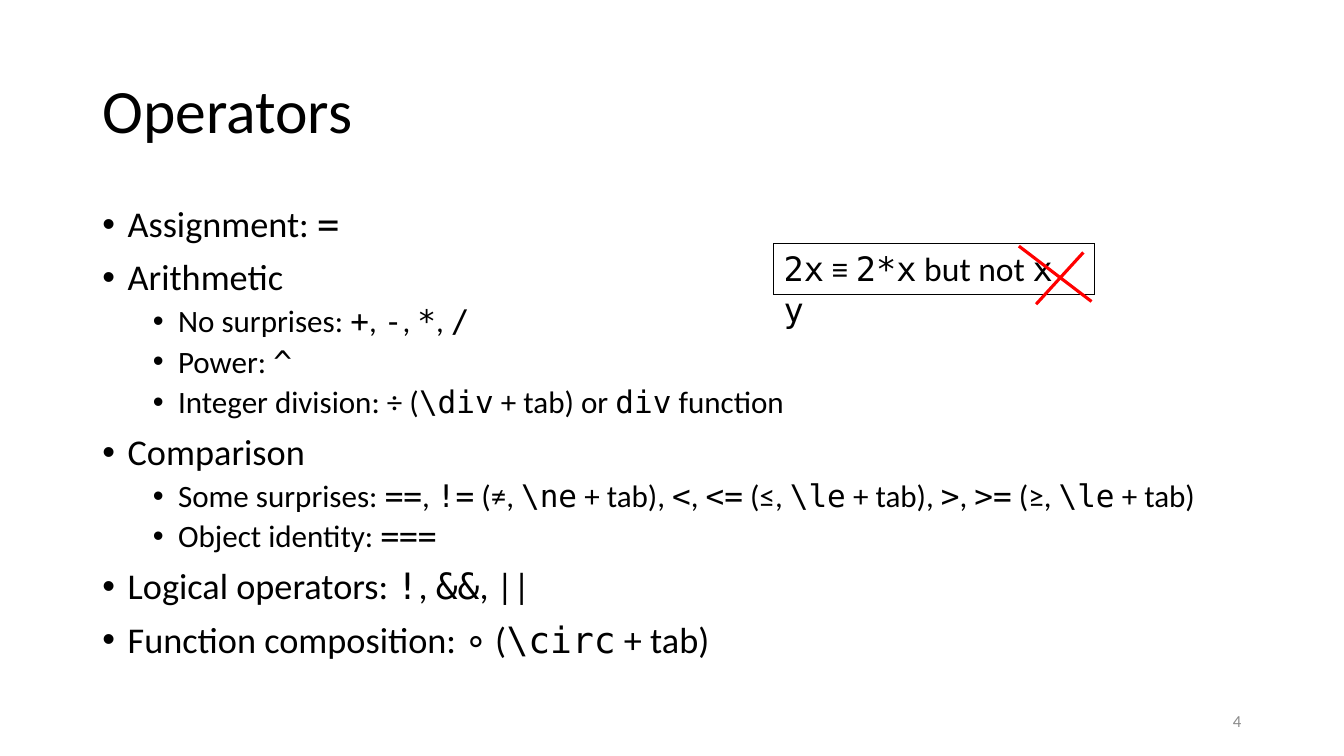
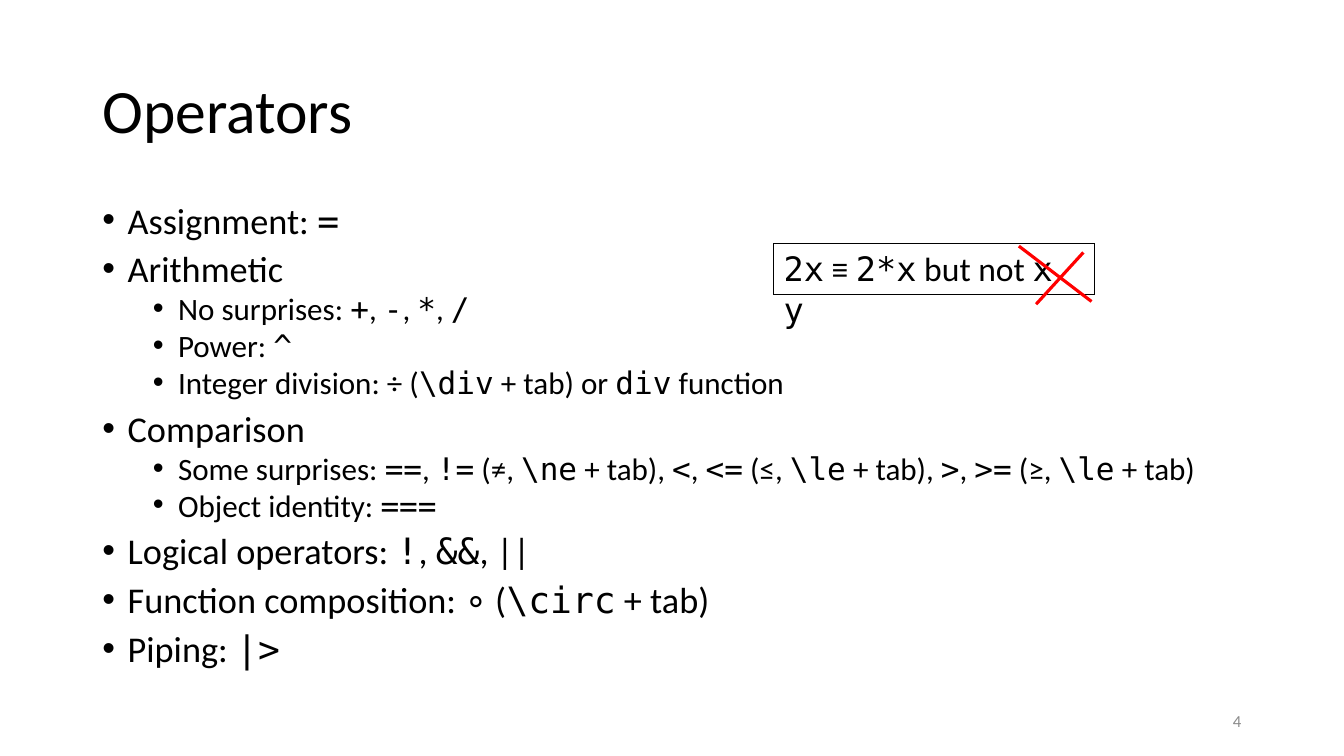
Before and after one commit to gjbex/Julia_good_bad_ugly, a slide deck: slide 4 of Julia,_good_back_ugly.pptx. Drawn at 1344x756 pixels with LibreOffice and Linux fonts; fonts in the diff are those of the drawing. Boxes give left, top, right and bottom in pixels: in the first picture for what was removed or moved away, otherwise in the second. Text is boxed around its words. In the diff, an @@ line names an element or a change of style, - is before the commit and + after.

```diff
--- a/Julia,_good_back_ugly.pptx
+++ b/Julia,_good_back_ugly.pptx
@@ text at box(128, 209, 1195, 619): line spacing 0.9 to 0.8 @@
@@ text at box(128, 637, 228, 669): paragraph added @@
+• Piping: |>
```
Also in this commit, not shown: 3 other slides changed, 9 slides added.
